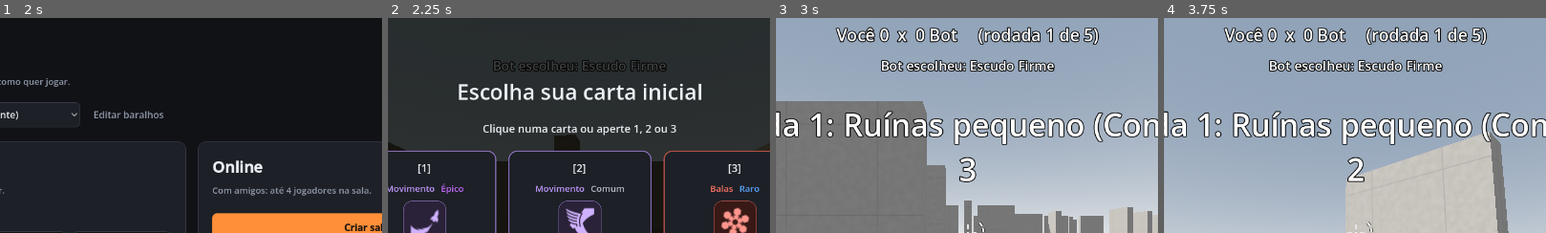
Above: before the commit, frames 1-4 (left to right).
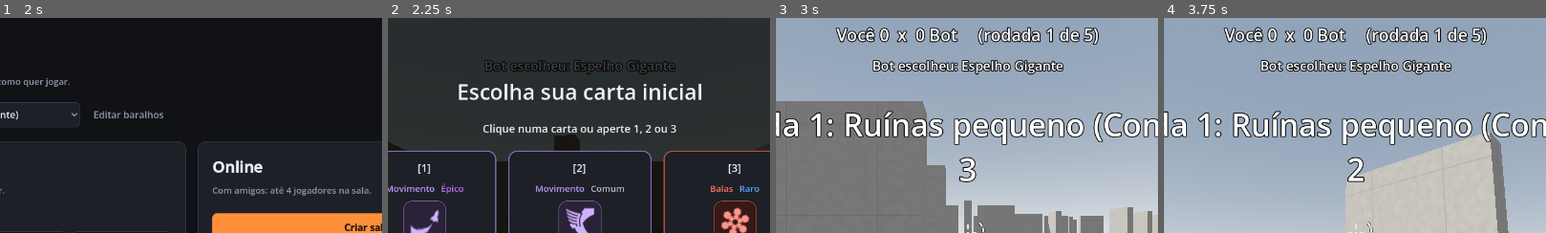
Above: after the commit, the same moments.

Repository: PedroRomeu/furor-prototipo
Game: Godot game, scene res://scenes/main_menu.tscn
Same seed, same stepped clock (60 frames per second), same inputs: the game is played once before the commit and once after it.
Inputs (mouse positions are % of the whole screen's width and height, from its top left):
- Up to frame 1 (2 s): click "JOGAR" at 0.5 s; click (68, 63) at 1.27 s; type "12" at 1.35 s
- Up to frame 2 (2.25 s): click "Começar treino" at 2 s
- Up to frame 3 (3 s): click (30, 59) at 2.77 s
- Up to frame 4 (3.75 s): tap Enter (chat) at 3.5 s; move the mouse to (55, 50) at 3.52 s; hold W (move_forward) from 3.53 s (still down); hold E (shield) from 3.53 s (still down); tap Q (master) at 3.6 s; click (55, 50) at 3.67 s
The pictures show only the part of the screen within x 25-75%, y 0-50%; the shares and areas given below are measured in that part.

Frame 1 is identical in both runs. In frame 2, 0.9% of the frame differs, in the area x 25-76%, y 19-27%; in frame 3, 2.0%; in frame 4, 2.0%.

Commit message:
Make Camuflagem a master card with an Ambush bonus
Camuflagem leaves the common pool and becomes a passive master card:
- Standing still for 0.6 s makes you invisible, and you can crouch-walk
  while hidden without showing up.
- Showing up after at least 1 s hidden gives Ambush: 3 s of +40% shot
  damage and +20% speed, at most once every 6 s. A purple outline
  (not visible through walls) tells the target what happened.
Saved decks drop the old common card automatically.

Diff:
--- a/scripts/autoload/card_db.gd
+++ b/scripts/autoload/card_db.gd
@@ -6,7 +6,7 @@
 ##          entre si e pioras multiplicam (ver compute_stats)
 ## "max": quantas vezes a mesma carta pode ser escolhida na partida (sem "max", sem limite).
 ## Ideias tiradas de OVERKILL (Roblox) e ROUNDS (Landfall), os jogos que inspiraram o Furor.
-## São 95 cartas para um baralho de no máximo 50: é preciso deixar algumas de fora.
+## São 94 cartas comuns para um baralho de no máximo 50: é preciso deixar algumas de fora.
 ##
 ## Cartas mestras ("master": true, em MASTERS): uma por baralho, fora da contagem, e o
 ## jogador começa toda partida com ela. Trazem uma mecânica própria, mais forte que a de
@@ -94,6 +94,11 @@
 	"ultimo_suspiro": {"name": "Último Suspiro", "cat": "Corpo", "rarity": "mitico", "master": true,
 		"desc": "Uma vez por rodada, o golpe fatal te deixa com 1 de vida e sem morrer por 3 s. Abata alguém nesse tempo e volte com metade da vida.",
 		"mods": [{"stat": "last_stand", "add": 1}]},
+	# Camuflagem virou mestra em 2026-10-06 (pedido do usuário; números meus, aprovados):
+	# some mais rápido, anda agachada sem aparecer e, ao aparecer, ganha a Emboscada.
+	"camuflagem": {"name": "Camuflagem", "cat": "Corpo", "rarity": "mitico", "master": true,
+		"desc": "Parado por 0,6 s, você some. Invisível, dá para andar agachado sem aparecer; atirar, correr, pular, dash, escudo ou levar dano te revelam. Depois de 1 s invisível, aparecer dá Emboscada: 3 s com +40% de dano nos tiros e +20% de velocidade (no máximo a cada 6 s).",
+		"mods": [{"stat": "camo", "add": 1}]},
 	"corrente": {"name": "Corrente", "cat": "Movimento", "rarity": "mitico", "master": true, "cooldown": 8.0,
 		"desc": "Q: impulso reto para cima, de uns 8 m. Funciona também no ar. Recarga de 8 s.",
 		"mods": [{"stat": "updraft", "add": 1}]},
@@ -125,7 +130,7 @@
 		"cards": ["gatilho_leve", "pente_estendido", "maos_rapidas", "cano_duplo", "escopeta", "rajada",
 			"transbordar", "imprudente", "metralhadora", "saque_rapido", "recarga_tatica"]},
 	"Atirador": {"desc": "Acertar de longe e por trás das paredes.",
-		"cards": ["polvora_extra", "olho_de_aguia", "fantasma", "teleguiada", "sortudo", "preguicosa", "radar", "camuflagem"]},
+		"cards": ["polvora_extra", "olho_de_aguia", "fantasma", "teleguiada", "sortudo", "preguicosa", "radar"]},
 	"Controle": {"desc": "Atrapalhar o inimigo: lento, cego, envenenado, empurrado.",
 		"cards": ["veneno", "congelante", "flash", "atordoante", "propulsao", "troca_troca", "onda_de_choque",
 			"geada", "nuvem_toxica", "buraco_negro", "chamas"]},
@@ -402,9 +407,6 @@
 	"gigantao": {"name": "Gigantão", "cat": "Corpo", "rarity": "epico",
 		"desc": "Você fica 40% maior e ganha +80% de vida. 10% mais lento.",
 		"mods": [{"stat": "body_scale", "mul": 1.4}, {"stat": "max_health", "mul": 1.8}, {"stat": "move_speed", "mul": 0.9}]},
-	"camuflagem": {"name": "Camuflagem", "cat": "Corpo", "rarity": "epico", "max": 1,
-		"desc": "Parado por 1 s, você fica invisível até se mexer ou atirar.",
-		"mods": [{"stat": "camo", "add": 1}]},
 
 	# Movimento
 	"pulo_duplo": {"name": "Pulo Duplo", "cat": "Movimento", "rarity": "raro",
@@ -558,7 +560,7 @@
 		"ids": ["bumerangue", "troca_troca", "bola_de_neve", "preguicosa", "fragmentacao", "tabelinha",
 			"detonacao", "morteiro", "metralhadora", "escopeta", "bala_gigante", "teleguiada",
 			"quique_certeiro", "espelho_duplo", "nova", "chuva_de_bombas", "teleporte", "nanico",
-			"gigantao", "pulo_foguete", "meteoro", "camuflagem", "flash", "pena", "escalador",
+			"gigantao", "pulo_foguete", "meteoro", "flash", "pena", "escalador",
 			"sortudo", "ultima_bala", "canhao_de_vidro", "fenix", "explosiva", "propulsao", "eco",
 			"atropelar", "planador"]},
 	{"name": "Aleatório", "desc": "sorteado", "random": true},
--- a/scripts/player.gd
+++ b/scripts/player.gd
@@ -308,7 +308,18 @@
 ## o alto e ficava subindo sem parar, carregado como numa plataforma.
 const SWAP_GHOST := 0.5
 const ECHO_DELAY := 0.5
-const CAMO_DELAY := 1.0
+## Camuflagem (carta mestra desde 2026-10-06): parado por CAMO_DELAY, some. Invisível,
+## anda sem aparecer até CAMO_SNEAK da velocidade (agachado cabe). Aparecer depois de
+## AMBUSH_MIN_HIDDEN invisível dá a Emboscada: AMBUSH_TIME com mais dano nos tiros e mais
+## velocidade, no máximo a cada AMBUSH_COOLDOWN (senão ficaria ligada sem parar).
+const CAMO_DELAY := 0.6
+const CAMO_SNEAK := 0.55
+const AMBUSH_MIN_HIDDEN := 1.0
+const AMBUSH_TIME := 3.0
+const AMBUSH_COOLDOWN := 6.0
+const AMBUSH_DAMAGE := 0.4
+const AMBUSH_SPEED := 0.2
+const AMBUSH_COLOR := Color(0.72, 0.4, 1.0)
 const SLAM_SPEED := 32.0
 const SLAM_MIN_HEIGHT := 2.5
 const SLAM_RANGE := 5.0
@@ -473,6 +484,9 @@
 var swap_lock := 0.0      # Troca-Troca: não começa outra troca enquanto for maior que zero
 var swap_partner: Player = null
 var still_time := 0.0     # parado há quanto tempo (Camuflagem)
+var ambush_timer := 0.0   # Emboscada ligada por mais quanto tempo (todas as máquinas, para o brilho)
+var ambush_cd := 0.0      # falta quanto para poder ganhar outra Emboscada (só a máquina dona)
+var ambush_mat: ShaderMaterial
 var slamming := false     # despencando com o Meteoro
 var shot_mult := 1.0      # dano extra do disparo atual (Última Bala)
 
@@ -534,6 +548,7 @@
 }
 """
 static var _rim_shader: Shader
+static var _ambush_shader: Shader
 static var _arrow_tex: ImageTexture
 var ally_mat: ShaderMaterial
 var ally_arrow: Sprite3D
@@ -768,6 +783,9 @@
 	swap_lock = 0.0
 	swap_partner = null
 	still_time = 0.0
+	ambush_timer = 0.0
+	ambush_cd = 0.0
+	_restore_overlay()
 	slamming = false
 	alive = true
 	shape.disabled = false
@@ -923,9 +941,7 @@
 		tag.add_child(ally_arrow)
 	if ally_arrow:
 		ally_arrow.visible = on
-	if hit_flash <= 0.0:
-		for m in body_meshes:
-			m.material_overlay = ally_mat if on else null
+	_restore_overlay()
 
 
 ## Seta para baixo, branca com borda escura (a cor vem do modulate), feita em código.
@@ -970,19 +986,26 @@
 	var squash := Vector3(1.0 + 0.05 * hit_flash, 1.0 - 0.07 * hit_flash, 1.0 + 0.05 * hit_flash)
 	model.scale = squash * MODEL_SCALE * float(stats["body_scale"])
 	if hit_flash <= 0.0:
-		for m in body_meshes:
-			m.material_overlay = ally_mat if _ally_look else null
+		_restore_overlay()
 
 
 ## Camuflagem: parado por CAMO_DELAY some da vista dos outros (o próprio jogador vê a
 ## tela escurecer nas bordas pelo HUD). Atirar ou levar dano revela (reveal).
 func _update_camo(delta: float) -> void:
+	if ambush_timer > 0.0:
+		ambush_timer -= delta
+		if ambush_timer <= 0.0:
+			_restore_overlay()
 	if stats["camo"] <= 0 or not alive:
 		still_time = 0.0
-	elif velocity.length() < 0.6 and not is_shielding():
+		return
+	var hspeed := Vector2(velocity.x, velocity.z).length()
+	var still := velocity.length() < 0.6
+	var sneaking := is_hidden() and hspeed <= float(stats["move_speed"]) * CAMO_SNEAK and absf(velocity.y) < 2.0
+	if (still or sneaking) and not is_shielding():
 		still_time += delta
-	else:
-		still_time = 0.0
+	elif still_time > 0.0:
+		reveal()
 	if model and alive:
 		var show := not is_hidden() or (viewer != null and viewer.is_ally(self))
 		model.visible = show
@@ -995,7 +1018,50 @@
 
 
 func reveal() -> void:
+	if is_local and alive and stats["camo"] > 0 and ambush_cd <= 0.0 \
+			and still_time >= CAMO_DELAY + AMBUSH_MIN_HIDDEN:
+		ambush_cd = AMBUSH_COOLDOWN
+		if Net.online:
+			_net_ambush.rpc()
+		_start_ambush()
 	still_time = 0.0
+
+
+@rpc("authority", "call_remote", "reliable")
+func _net_ambush() -> void:
+	_start_ambush()
+
+
+## Emboscada: o bônus vale na máquina dona (dano do tiro e velocidade); em todas, o modelo
+## ganha um contorno roxo, para quem leva o ataque entender o que aconteceu.
+func _start_ambush() -> void:
+	ambush_timer = AMBUSH_TIME
+	Effects.burst(get_parent(), chest(), 1.4, AMBUSH_COLOR, 0.25)
+	if is_human:
+		Sfx.ui(self, "dash")
+	if model == null:
+		return
+	if ambush_mat == null:
+		# O mesmo contorno do aliado, mas atrás das paredes não aparece (o do aliado
+		# aparece de propósito; aqui entregaria a posição de quem atacou).
+		if _ambush_shader == null:
+			_ambush_shader = Shader.new()
+			_ambush_shader.code = ALLY_RIM_SHADER.replace("depth_test_disabled, ", "")
+		ambush_mat = ShaderMaterial.new()
+		ambush_mat.shader = _ambush_shader
+		ambush_mat.set_shader_parameter("rim_color", Color(AMBUSH_COLOR, 0.8))
+	if hit_flash <= 0.0:
+		for m in body_meshes:
+			m.material_overlay = ambush_mat
+
+
+## Camada por cima do modelo quando nada pisca: roxo na Emboscada, contorno de aliado ou nada.
+func _restore_overlay() -> void:
+	if model == null or hit_flash > 0.0:
+		return
+	var mat: Material = ambush_mat if ambush_timer > 0.0 else (ally_mat if _ally_look else null)
+	for m in body_meshes:
+		m.material_overlay = mat
 
 
 ## Câmera: abaixa ao agachar, afunda ao pousar, inclina de leve no deslize, abre o FOV
@@ -1111,6 +1177,7 @@
 	heal_cd = maxf(0.0, heal_cd - delta)
 	armor_cd = maxf(0.0, armor_cd - delta)
 	protect_timer = maxf(0.0, protect_timer - delta)
+	ambush_cd = maxf(0.0, ambush_cd - delta)
 	for bit in area_cd:
 		area_cd[bit] = maxf(0.0, area_cd[bit] - delta)
 	swap_lock = maxf(0.0, swap_lock - delta)
@@ -1163,6 +1230,8 @@
 		speed *= 1.0 - slow_amount
 	if bloodlust_timer > 0.0:
 		speed *= 1.0 + stats["bloodlust"]
+	if ambush_timer > 0.0:
+		speed *= 1.0 + AMBUSH_SPEED
 	if stats["chase"] > 0.0 and _toward_enemy():
 		speed *= 1.0 + stats["chase"]
 	return speed
@@ -1915,6 +1984,8 @@
 	var dmg: float = stats["damage"]
 	if health < stats["max_health"] * RAGE_THRESHOLD:
 		dmg *= 1.0 + stats["rage"]
+	if ambush_timer > 0.0:
+		dmg *= 1.0 + AMBUSH_DAMAGE
 	return dmg
 
 
--- a/scripts/ui/hud.gd
+++ b/scripts/ui/hud.gd
@@ -618,6 +618,8 @@
 		status.append("ESCUDO BLOQUEADO")
 	if me.is_hidden():
 		status.append("INVISÍVEL")
+	if me.ambush_timer > 0.0:
+		status.append("EMBOSCADA %.1f s" % me.ambush_timer)
 	if me.last_stand_timer > 0.0:
 		status.append("ÚLTIMO SUSPIRO: abata alguém! %.1f" % me.last_stand_timer)
 	status_label.text = "   ".join(status)
Not shown, changed: README.md
